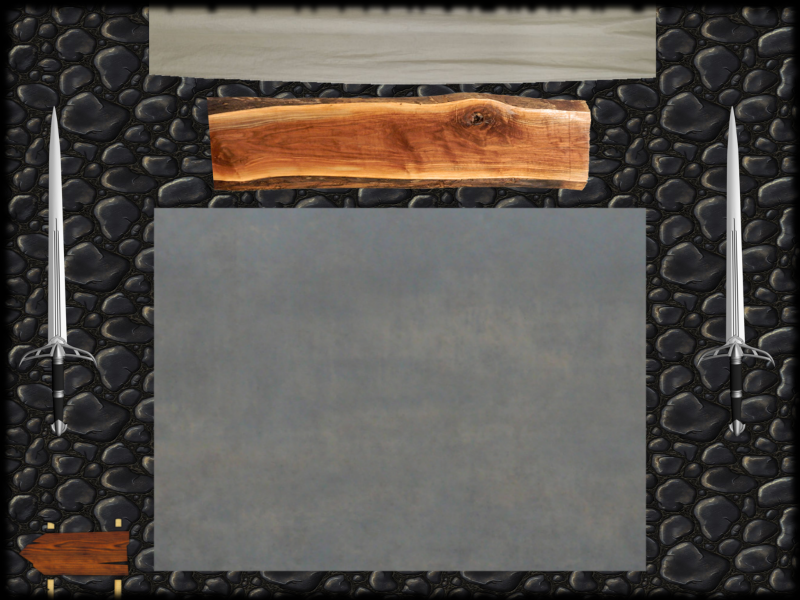
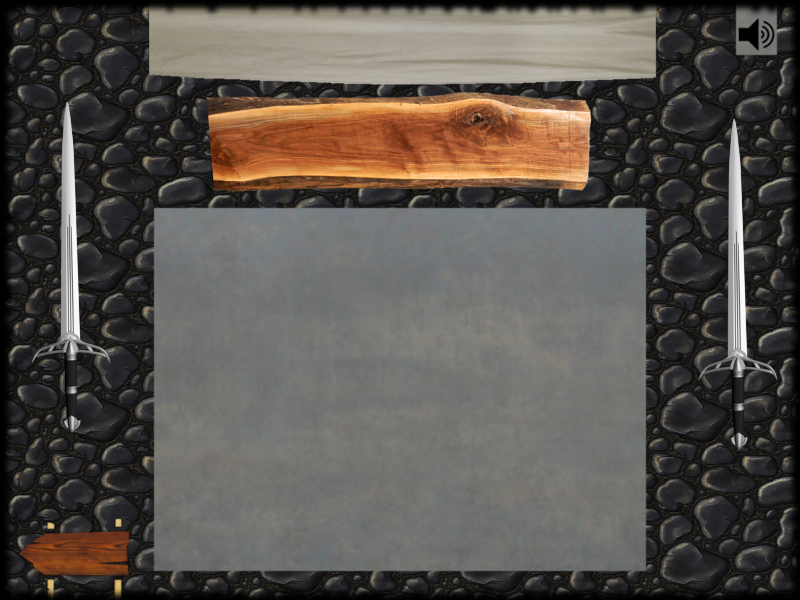
Layers edited between the first and the second 800px x 600px image:
added layer "musique2" above "musique1" over (737, 17, 776, 52)
added layer "musique1" above "plaque.png" over (735, 2, 778, 56)
removed layer "Copie de sword" over (696, 105, 776, 438)
added layer "sword2" above "sword" over (31, 101, 111, 434)
painted on "sword" over (18, 105, 778, 450)
